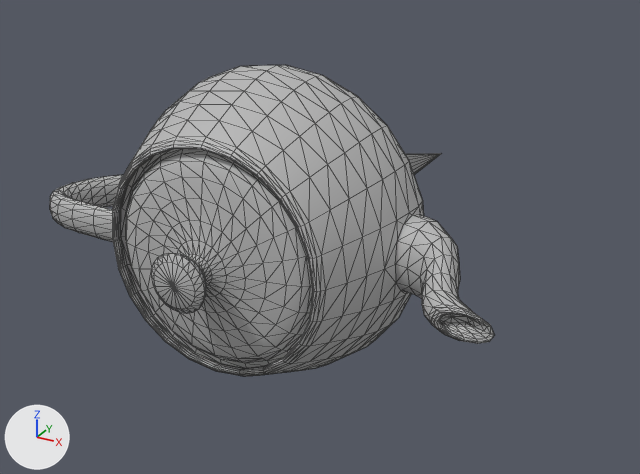
Two versions of the COLLADA model models/altered.dae, one commit apart.
Both versions are drawn from a 50 mm lens placed at (1.72, -2.69, 1.41), pointed at (-0.01, 0.46, -0.17). Every picture has the same lights, and +X, +Y and +Z are marked at lower left. Mesh edges are drawn as thin lines. Where no turn or scale is listed for an object, it has been applied to the vertices.
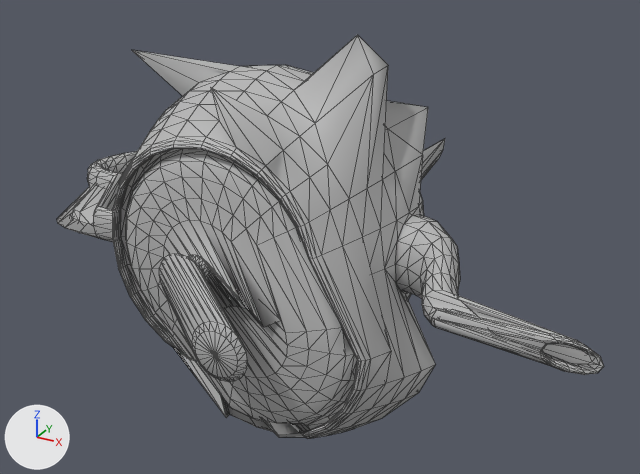
The change in detail:
me_mesh_002 is used by ob_mesh; location (0.0, 0.0, 0.0).
me_mesh_002 had 1232 vertices, 2464 faces and spanned x -1.03..1.03, y -0.5..1.89, z -0.64..0.64.
me_mesh_002 now has 1232 vertices, 2464 faces and spans x -1.0..1.37, y -0.55..0.87, z -0.7..0.8.
me_mesh_002 part 1: 272 of 1232 vertices moved; they spanned x -0.19..1.03, y -0.5..1.89, z -0.61..0.53 and now span x -0.68..1.37, y -0.55..0.87, z -0.7..0.8; mean shift (0.23, -0.03, -0.12); largest move (0.0, 1.89, -0.19) -> (-0.68, 0.87, -0.55).
me_mesh_002 part 2: the 1 vertex in x -0.39, y 0.22, z 0.55 is moved by (-0.25, -0.17, 0.12).
me_mesh_002 part 3: 62 of the vertices in x -1.03..-0.77, y -0.21..0.13, z -0.04..0.07 are moved by (0.03, 0.21, 0.06).
me_mesh_002 part 4: edges marked sharp go from 410 to 415.

Pixel boxes (x1, y1, x2, y2) of what changed, in the pictures (640 x 474 px; the box of a moved part takes in the faces that stretch with it):
'Mesh', reshaped (23% wider, 30% taller)
    before: (50, 65, 494, 376)
    after: (57, 35, 604, 439)
part 1 of me_mesh_002, moved or reshaped
    before: (152, 82, 494, 376)
    after: (159, 35, 604, 439)
part 2 of me_mesh_002, moved or reshaped
    before: (199, 67, 237, 83)
    after: (132, 50, 239, 96)
part 3 of me_mesh_002, moved or reshaped
    before: (50, 175, 122, 234)
    after: (57, 151, 137, 234)
part 4 of me_mesh_002, shading changed
    both: (82, 65, 460, 354)
